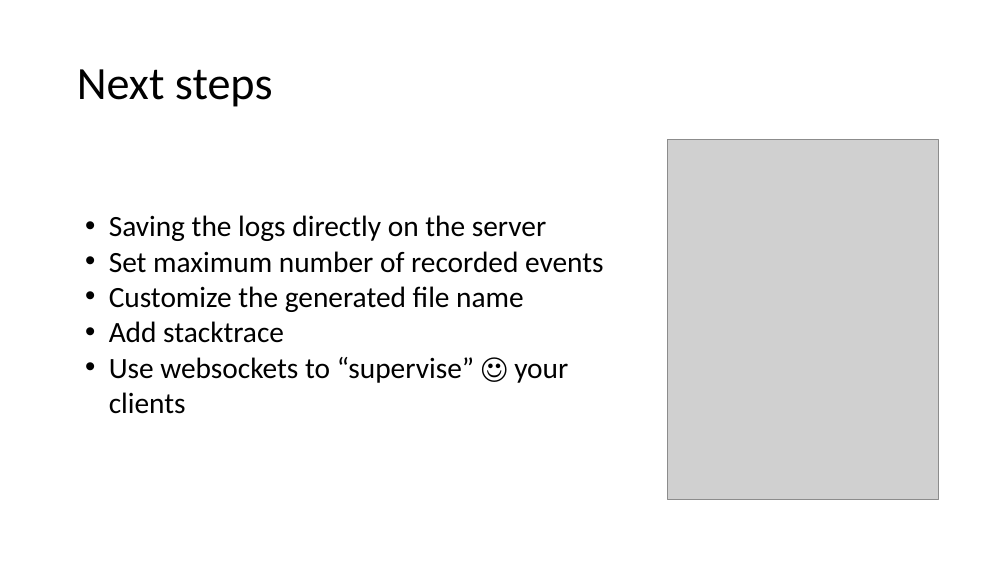
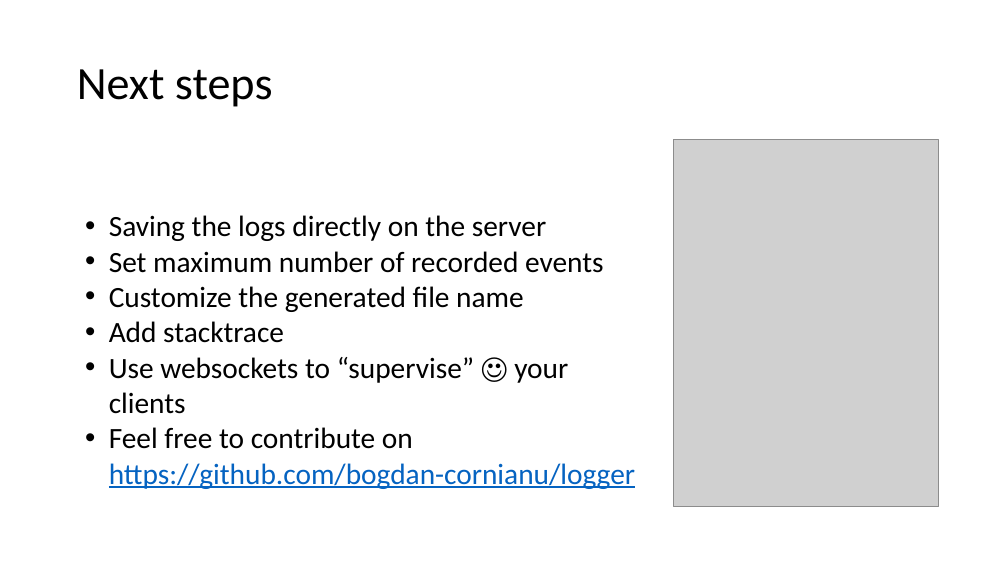
Before and after one commit to bogdan-cornianu/logger, a slide deck: slide 15 of Logger.pptx. Drawn at 1008x567 pixels with LibreOffice and Linux fonts; fonts in the diff are those of the drawing; grey boxes stand for pictures. Boxes give left, top, right and bottom in pixels: in the first picture for what was removed or moved away, otherwise in the second. Text is boxed around its words. In the diff, an @@ line names an element or a change of style, - is before the commit and + after.

Commit message:
changed next steps image

```diff
--- a/Logger.pptx
+++ b/Logger.pptx
@@ picture: place and size @@
-picture at (668, 140, 938, 500)
+picture at (674, 140, 939, 507)
@@ text at (109, 427, 635, 489): paragraph added @@
+• Feel free to contribute on https://github.com/bogdan-cornianu/logger
```
